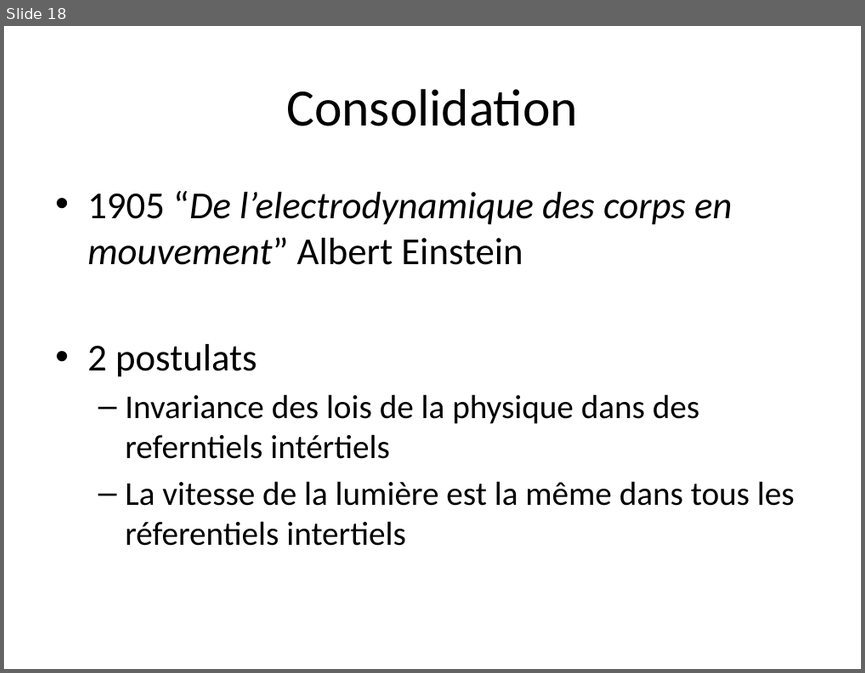
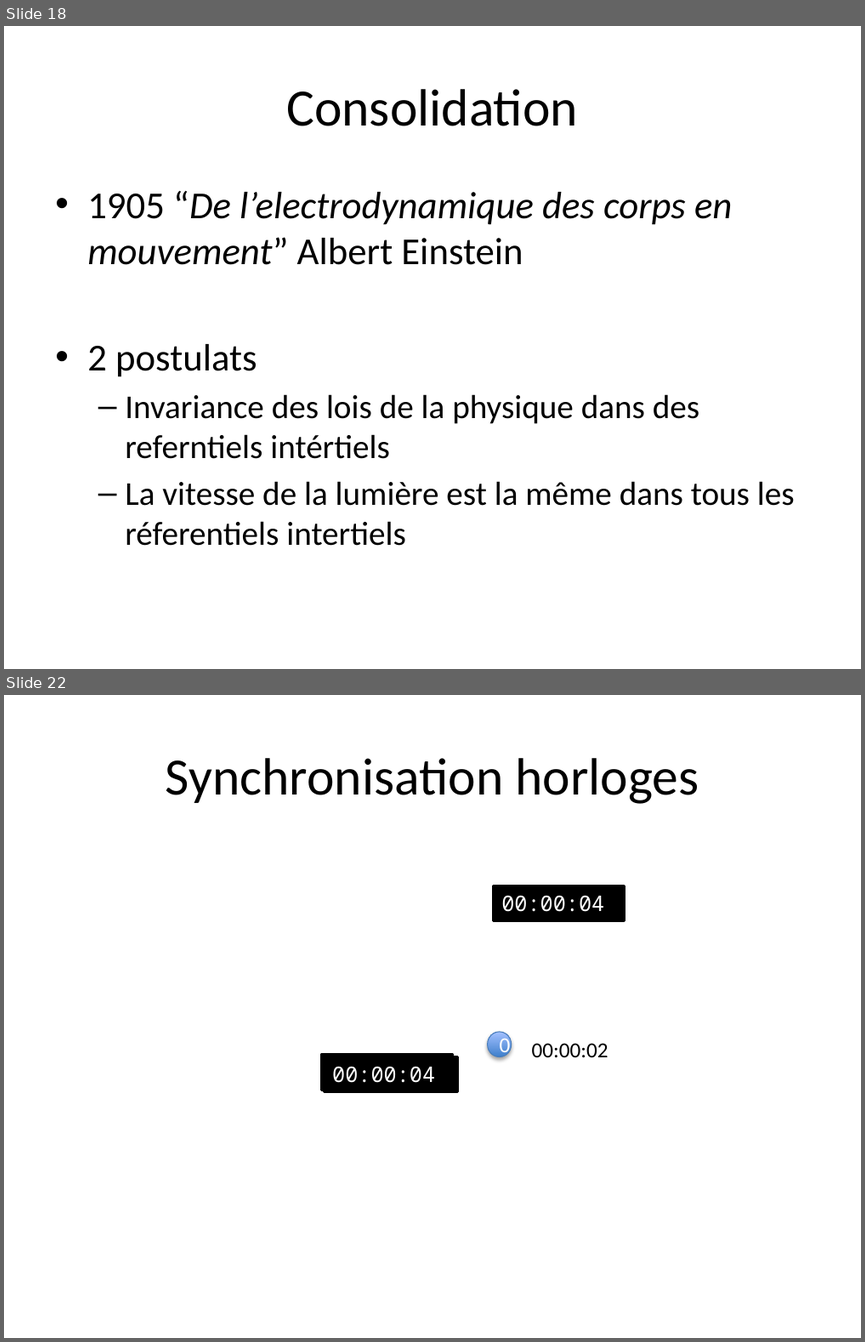
Before and after one commit to jraniero/relativity, a slide deck: Presentation1.pptx. Shown one above the other, each under a label of ours: slide 18 before the commit, slides 18 and 22 after it; the slides between them are not shown. The pictures are 865x673 and 865x1342 pixels, drawn with LibreOffice and Linux fonts; fonts in the diff are those of the drawing. Boxes give left, top, right and bottom in pixels: in the first picture for what was removed or moved away, otherwise in the second. Text is boxed around its words. In the diff, an @@ line names an element or a change of style, - is before the commit and + after.

```diff
--- a/Presentation1.pptx
+++ b/Presentation1.pptx
@@ slide 22 added at box(4, 695, 861, 1338), background #FFFFFF @@
@@ title added at box(166, 758, 698, 804), 44 pt, text #000000 @@
+Synchronisation horloges
@@ rectangle added at box(494, 886, 624, 920), fill #000000, outline #000000 2 pt, 18 pt, text #FFFFFF @@
+00:00:04
@@ ellipse added at box(488, 1032, 511, 1056), fill gradient #3F80CE to #A4C4FF, outline #4B7EBC 0.75 pt, 18 pt, text #FFFFFF @@
+0
@@ text added at box(532, 1043, 608, 1057), 18 pt, text #000000 @@
+00:00:02
@@ rectangle added at box(321, 1054, 452, 1089), fill #000000, outline #000000 2 pt, 18 pt, text #FFFFFF @@
+00:00:00
@@ rectangle added at box(321, 1055, 452, 1090), fill #000000, outline #000000 2 pt, 18 pt, text #FFFFFF @@
+00:00:02
@@ rectangle added at box(324, 1056, 454, 1091), fill #000000, outline #000000 2 pt, 18 pt, text #FFFFFF @@
+00:00:04
@@ rectangle added at box(326, 1056, 457, 1091), fill #000000, outline #000000 2 pt, 18 pt, text #FFFFFF @@
+00:00:03
```
Also in this commit, not shown: 7 other slides added.
